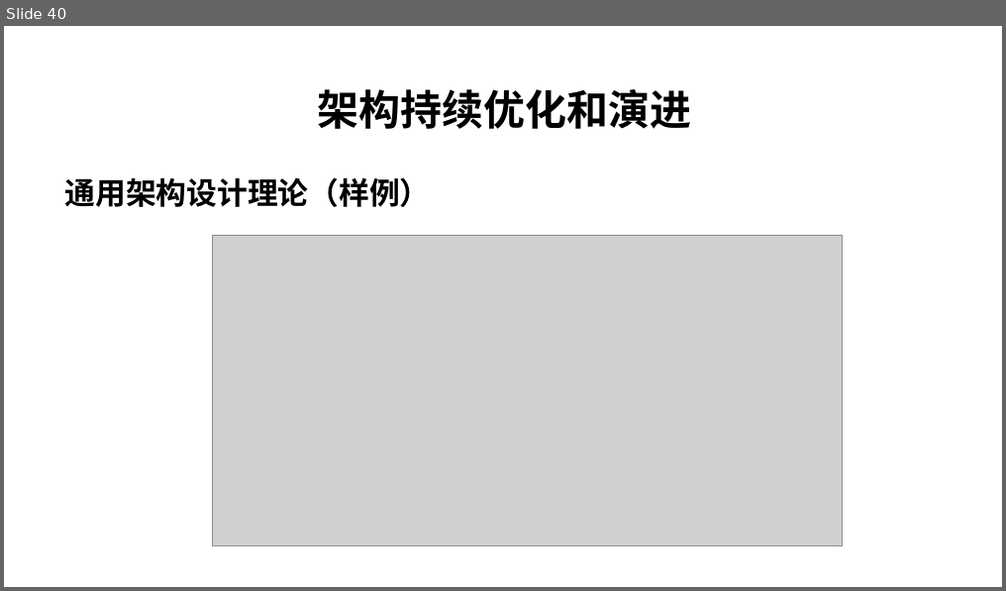
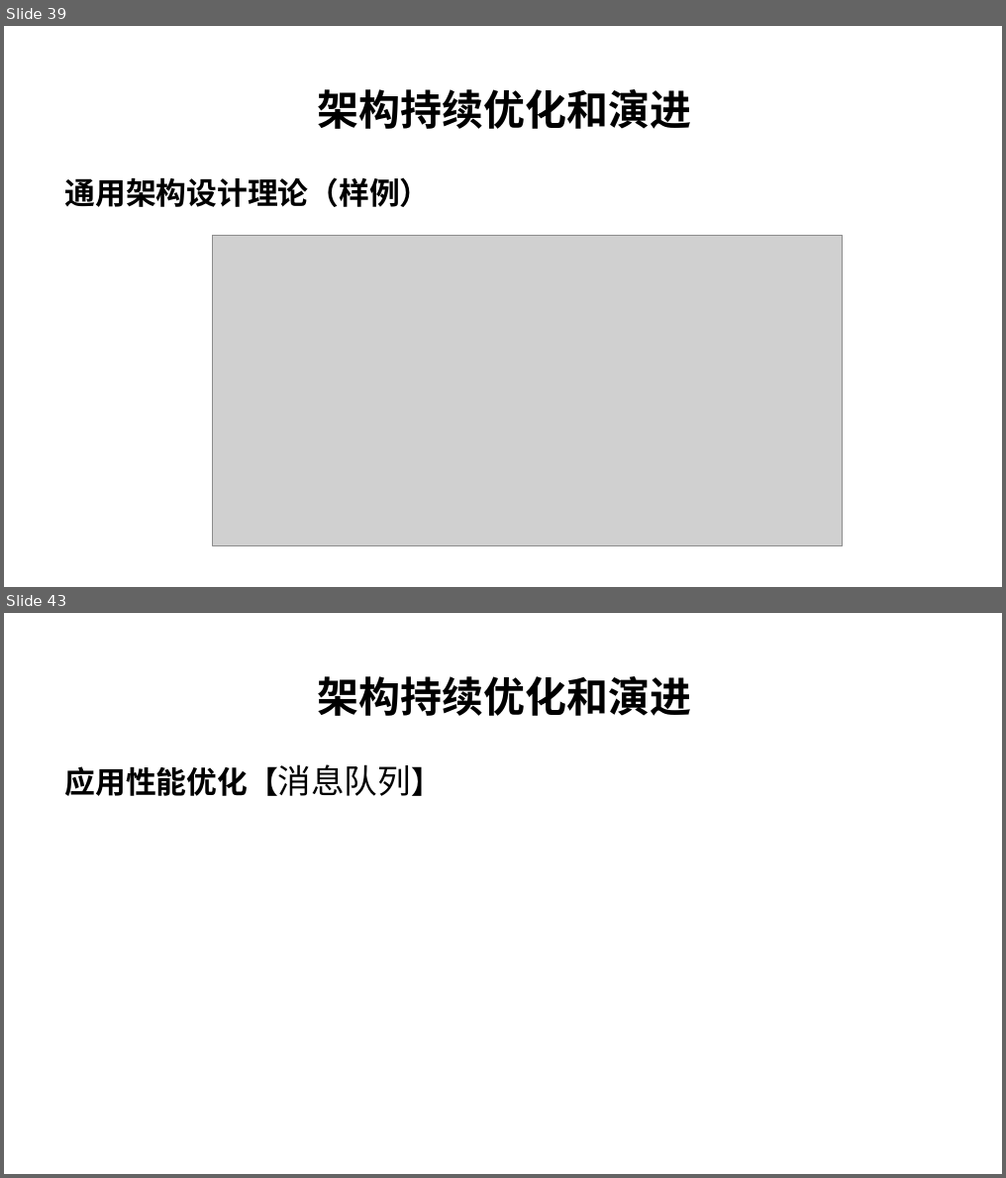
Before and after one commit to char-dance/flashSale-demo, a slide deck: FalshSale.pptx. Shown one above the other, each under a label of ours: slide 40 before the commit, slides 39 and 43 after it; the slides between them are not shown. The pictures are 1006x591 and 1006x1178 pixels, drawn with LibreOffice and Linux fonts; fonts in the diff are those of the drawing; grey boxes stand for pictures; background and template pictures are left out. Boxes give left, top, right and bottom in pixels: in the first picture for what was removed or moved away, otherwise in the second. Text is boxed around its words. In the diff, an @@ line names an element or a change of style, - is before the commit and + after.

```diff
--- a/FalshSale.pptx
+++ b/FalshSale.pptx
@@ slide 43 added at (4,613,1002,1174), background #FFFFFF @@
@@ text added at (317,676,691,716), 30 pt, text #000000, bold @@
+架构持续优化和演进
@@ text added at (65,764,442,796), 22 pt, text #000000, bold @@
+应用性能优化【消息队列】
@@ what was slide 40 is now slide 39 @@
```
Also in this commit, not shown: 3 other slides added, 8 slides removed.
